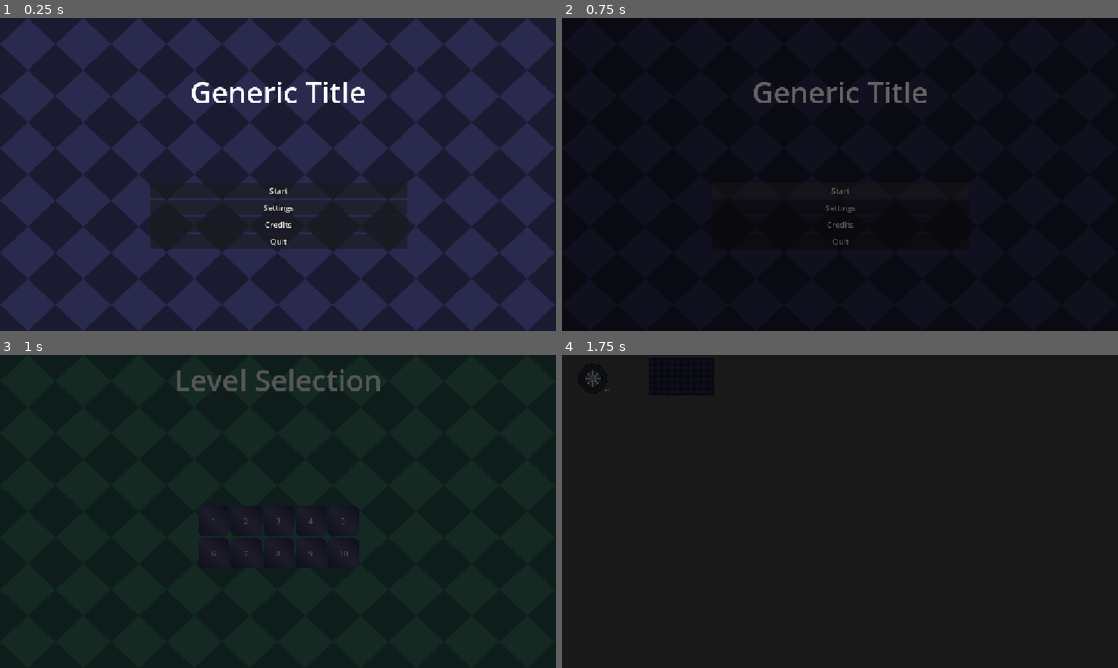
Above: before the commit, frames 1-4 (two rows, left to right).
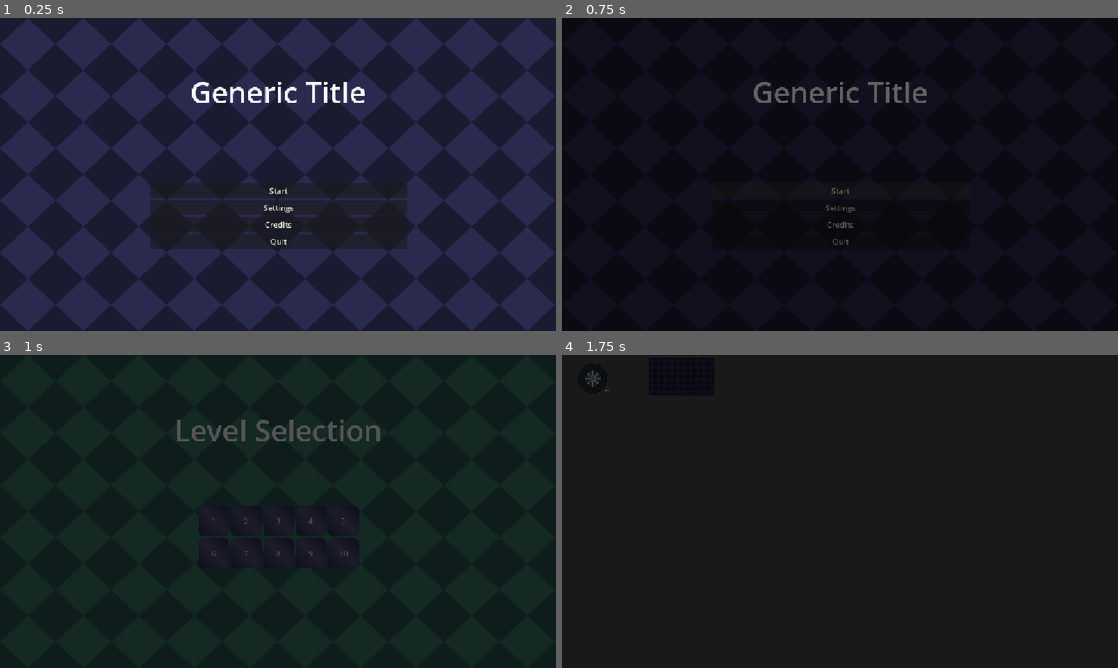
Above: after the commit, the same moments.

Repository: yibist/countDown
Game: Godot game, scene res://scenes/main.tscn
Same seed, same stepped clock (60 frames per second), same inputs: the game is played once before the commit and once after it.
Inputs:
- Up to frame 1 (0.25 s): no input
- Up to frame 2 (0.75 s): click "Start" at 0.5 s
- Up to frame 3 (1 s): no input
- Up to frame 4 (1.75 s): click "1" at 1.25 s

Frames 1-2 are identical in both runs. In frame 3, 1.8% of the frame differs, in the area x 31-69%, y 4-28%; in frame 4, nothing differs.

Commit message:
adjust level selection screen layout

Diff:
--- a/scenes/level_selection.tscn
+++ b/scenes/level_selection.tscn
@@ -5,6 +5,10 @@
 [ext_resource type="Texture2D" uid="uid://bvwcxu1tfpaed" path="res://assets/level_selection_button_icon.png" id="2_gswpo"]
 
 [sub_resource type="StyleBoxEmpty" id="StyleBoxEmpty_gswpo"]
+
+[sub_resource type="StyleBoxEmpty" id="StyleBoxEmpty_3rh63"]
+
+[sub_resource type="StyleBoxEmpty" id="StyleBoxEmpty_tuscg"]
 
 [node name="LevelSelection" type="Control" unique_id=1062684449]
 layout_mode = 3
@@ -29,7 +33,7 @@
 layout_mode = 1
 anchors_preset = 10
 anchor_right = 1.0
-offset_bottom = 104.0
+offset_bottom = 312.0
 grow_horizontal = 2
 
 [node name="Label" type="Label" parent="MarginContainer" unique_id=1975026014]
@@ -63,71 +67,100 @@
 [node name="Button" type="Button" parent="MarginContainer2/GridContainer" unique_id=1842193017]
 layout_mode = 2
 theme_override_styles/normal = SubResource("StyleBoxEmpty_gswpo")
+theme_override_styles/pressed = SubResource("StyleBoxEmpty_3rh63")
+theme_override_styles/hover = SubResource("StyleBoxEmpty_tuscg")
 text = "1"
 icon = ExtResource("2_gswpo")
 icon_alignment = 1
 
-[node name="Button2" type="Button" parent="MarginContainer2/GridContainer" unique_id=852109811]
+[node name="Button2" type="Button" parent="MarginContainer2/GridContainer" unique_id=1329413551]
 layout_mode = 2
 theme_override_styles/normal = SubResource("StyleBoxEmpty_gswpo")
+theme_override_styles/pressed = SubResource("StyleBoxEmpty_3rh63")
+theme_override_styles/hover = SubResource("StyleBoxEmpty_tuscg")
 text = "2"
 icon = ExtResource("2_gswpo")
 icon_alignment = 1
 
-[node name="Button3" type="Button" parent="MarginContainer2/GridContainer" unique_id=2091840633]
+[node name="Button3" type="Button" parent="MarginContainer2/GridContainer" unique_id=1081054929]
 layout_mode = 2
 theme_override_styles/normal = SubResource("StyleBoxEmpty_gswpo")
+theme_override_styles/pressed = SubResource("StyleBoxEmpty_3rh63")
+theme_override_styles/hover = SubResource("StyleBoxEmpty_tuscg")
 text = "3"
 icon = ExtResource("2_gswpo")
 icon_alignment = 1
 
-[node name="Button4" type="Button" parent="MarginContainer2/GridContainer" unique_id=253679079]
+[node name="Button4" type="Button" parent="MarginContainer2/GridContainer" unique_id=916829349]
 layout_mode = 2
 theme_override_styles/normal = SubResource("StyleBoxEmpty_gswpo")
+theme_override_styles/pressed = SubResource("StyleBoxEmpty_3rh63")
+theme_override_styles/hover = SubResource("StyleBoxEmpty_tuscg")
 text = "4"
 icon = ExtResource("2_gswpo")
 icon_alignment = 1
 
-[node name="Button5" type="Button" parent="MarginContainer2/GridContainer" unique_id=666297396]
+[node name="Button5" type="Button" parent="MarginContainer2/GridContainer" unique_id=991042621]
 layout_mode = 2
 theme_override_styles/normal = SubResource("StyleBoxEmpty_gswpo")
+theme_override_styles/pressed = SubResource("StyleBoxEmpty_3rh63")
+theme_override_styles/hover = SubResource("StyleBoxEmpty_tuscg")
 text = "5"
 icon = ExtResource("2_gswpo")
 icon_alignment = 1
 
-[node name="Button6" type="Button" parent="MarginContainer2/GridContainer" unique_id=2065848082]
+[node name="Button6" type="Button" parent="MarginContainer2/GridContainer" unique_id=803075877]
 layout_mode = 2
 theme_override_styles/normal = SubResource("StyleBoxEmpty_gswpo")
+theme_override_styles/pressed = SubResource("StyleBoxEmpty_3rh63")
+theme_override_styles/hover = SubResource("StyleBoxEmpty_tuscg")
 text = "6"
 icon = ExtResource("2_gswpo")
 icon_alignment = 1
 
-[node name="Button7" type="Button" parent="MarginContainer2/GridContainer" unique_id=2005387992]
+[node name="Button7" type="Button" parent="MarginContainer2/GridContainer" unique_id=107399877]
 layout_mode = 2
 theme_override_styles/normal = SubResource("StyleBoxEmpty_gswpo")
+theme_override_styles/pressed = SubResource("StyleBoxEmpty_3rh63")
+theme_override_styles/hover = SubResource("StyleBoxEmpty_tuscg")
 text = "7"
 icon = ExtResource("2_gswpo")
 icon_alignment = 1
 
-[node name="Button8" type="Button" parent="MarginContainer2/GridContainer" unique_id=2053299120]
+[node name="Button8" type="Button" parent="MarginContainer2/GridContainer" unique_id=1198080991]
 layout_mode = 2
 theme_override_styles/normal = SubResource("StyleBoxEmpty_gswpo")
+theme_override_styles/pressed = SubResource("StyleBoxEmpty_3rh63")
+theme_override_styles/hover = SubResource("StyleBoxEmpty_tuscg")
 text = "8"
 icon = ExtResource("2_gswpo")
 icon_alignment = 1
 
-[node name="Button9" type="Button" parent="MarginContainer2/GridContainer" unique_id=1636951803]
+[node name="Button9" type="Button" parent="MarginContainer2/GridContainer" unique_id=1219743572]
 layout_mode = 2
 theme_override_styles/normal = SubResource("StyleBoxEmpty_gswpo")
+theme_override_styles/pressed = SubResource("StyleBoxEmpty_3rh63")
+theme_override_styles/hover = SubResource("StyleBoxEmpty_tuscg")
 text = "9"
 icon = ExtResource("2_gswpo")
 icon_alignment = 1
 
-[node name="Button10" type="Button" parent="MarginContainer2/GridContainer" unique_id=260747040]
+[node name="Button10" type="Button" parent="MarginContainer2/GridContainer" unique_id=631480382]
 layout_mode = 2
 theme_override_styles/normal = SubResource("StyleBoxEmpty_gswpo")
+theme_override_styles/pressed = SubResource("StyleBoxEmpty_3rh63")
+theme_override_styles/hover = SubResource("StyleBoxEmpty_tuscg")
 text = "10"
 icon = ExtResource("2_gswpo")
 icon_alignment = 1
 
 [connection signal="pressed" from="MarginContainer2/GridContainer/Button" to="." method="_on_button_pressed"]
+[connection signal="pressed" from="MarginContainer2/GridContainer/Button2" to="." method="_on_button_pressed"]
+[connection signal="pressed" from="MarginContainer2/GridContainer/Button3" to="." method="_on_button_pressed"]
+[connection signal="pressed" from="MarginContainer2/GridContainer/Button4" to="." method="_on_button_pressed"]
+[connection signal="pressed" from="MarginContainer2/GridContainer/Button5" to="." method="_on_button_pressed"]
+[connection signal="pressed" from="MarginContainer2/GridContainer/Button6" to="." method="_on_button_pressed"]
+[connection signal="pressed" from="MarginContainer2/GridContainer/Button7" to="." method="_on_button_pressed"]
+[connection signal="pressed" from="MarginContainer2/GridContainer/Button8" to="." method="_on_button_pressed"]
+[connection signal="pressed" from="MarginContainer2/GridContainer/Button9" to="." method="_on_button_pressed"]
+[connection signal="pressed" from="MarginContainer2/GridContainer/Button10" to="." method="_on_button_pressed"]
